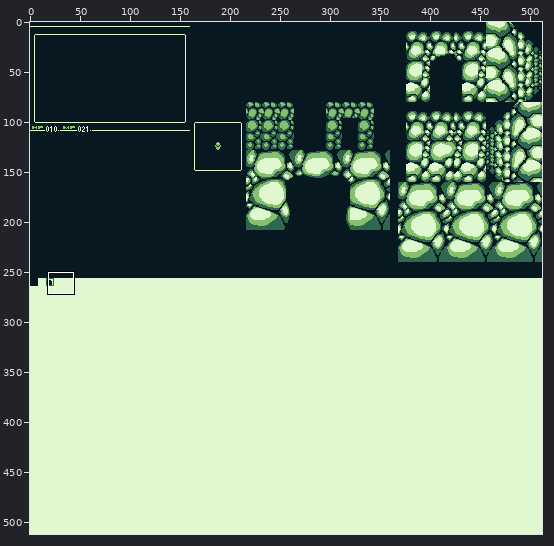
Edited in one commit: sprite sheet (assets/backgrounds/cave_crawl_3x3.png). Above, an overview of the earlier version with the close-up marked.
Close-up. The starting point:
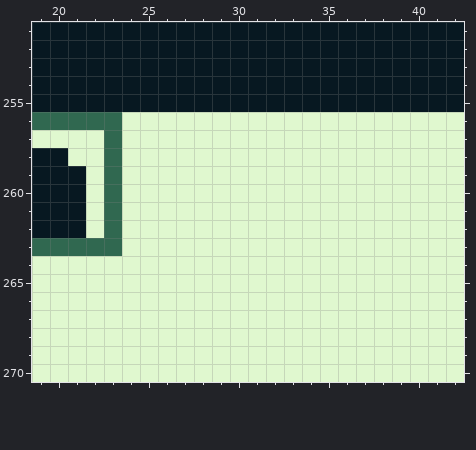
The file is 512x512 pixels. Shown: x 19..42, y 251..270. The commit also changed other parts of the picture, which this record leaves out.
And afterwards:
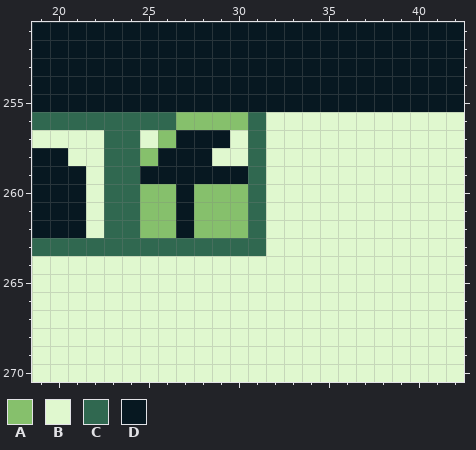
Palette (. is transparent): A #86c06c  B #e0f8cf  C #306850  D #071821
The exact change:
{"y":256,"x":24,"old":"BBBBBBBB","new":"CCCAAAAC"}
{"y":257,"x":24,"old":"B","new":"C"}
{"y":257,"x":26,"old":"BBBB","new":"ADDD"}
{"y":257,"x":31,"old":"B","new":"C"}
{"y":258,"x":24,"old":"BBBBB","new":"CADDD"}
{"y":258,"x":31,"old":"B","new":"C"}
{"y":259,"x":24,"old":"BBBBBBBB","new":"CDDDDDDC"}
{"y":260,"x":24,"old":"BBBBBBBB","new":"CAADAAAC"}
{"y":261,"x":24,"old":"BBBBBBBB","new":"CAADAAAC"}
{"y":262,"x":24,"old":"BBBBBBBB","new":"CAADAAAC"}
{"y":263,"x":24,"old":"BBBBBBBB","new":"CCCCCCCC"}
{"label":"changed","picture_box":[122,112,266,256]}
